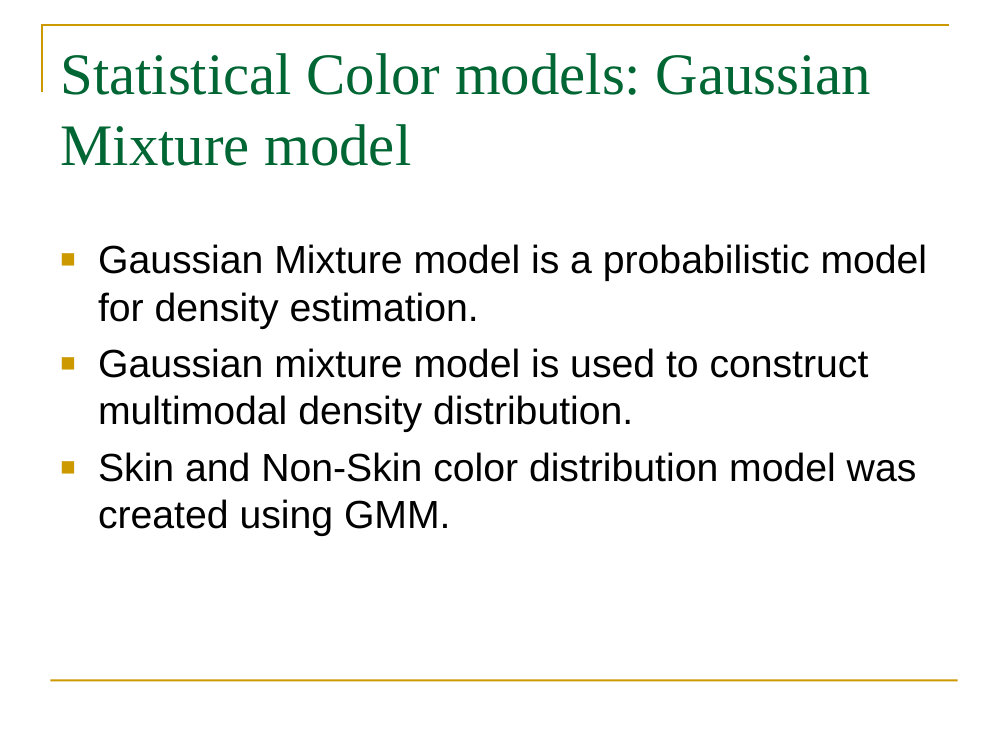
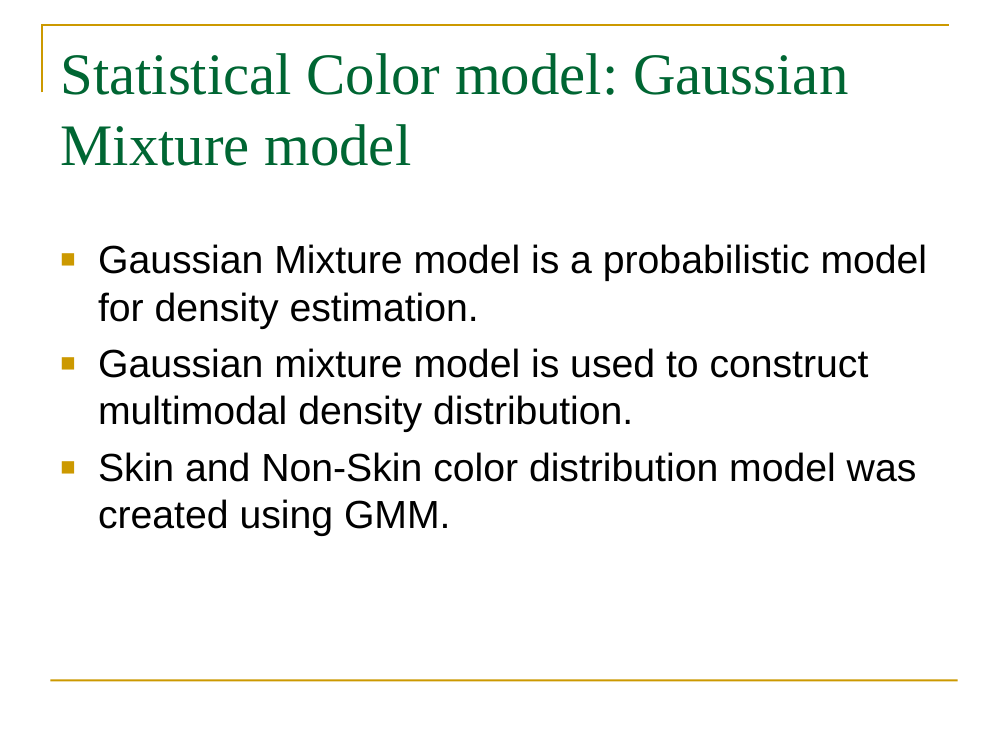
Before and after one commit to birusainju/adultimagedetection, a slide deck: slide 11 of Final Presentation.ppt. Drawn at 1008x756 pixels with LibreOffice and Linux fonts; fonts in the diff are those of the drawing. Boxes give left, top, right and bottom in pixels: in the first picture for what was removed or moved away, otherwise in the second. Text is boxed around its words. In the diff, an @@ line names an element or a change of style, - is before the commit and + after.

```diff
--- a/Final Presentation.ppt
+++ b/Final Presentation.ppt
@@ title at (60,53,848,166): text changed @@
-Statistical Color models: Gaussian Mixture model
+Statistical Color model: Gaussian Mixture model
```
Also in this commit, not shown: 2 other slides changed.
